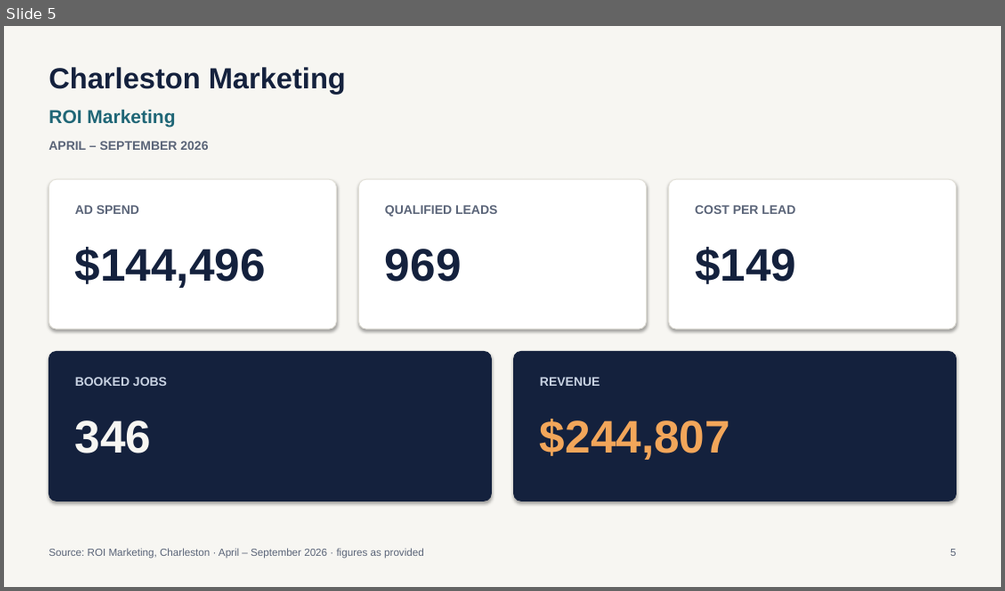
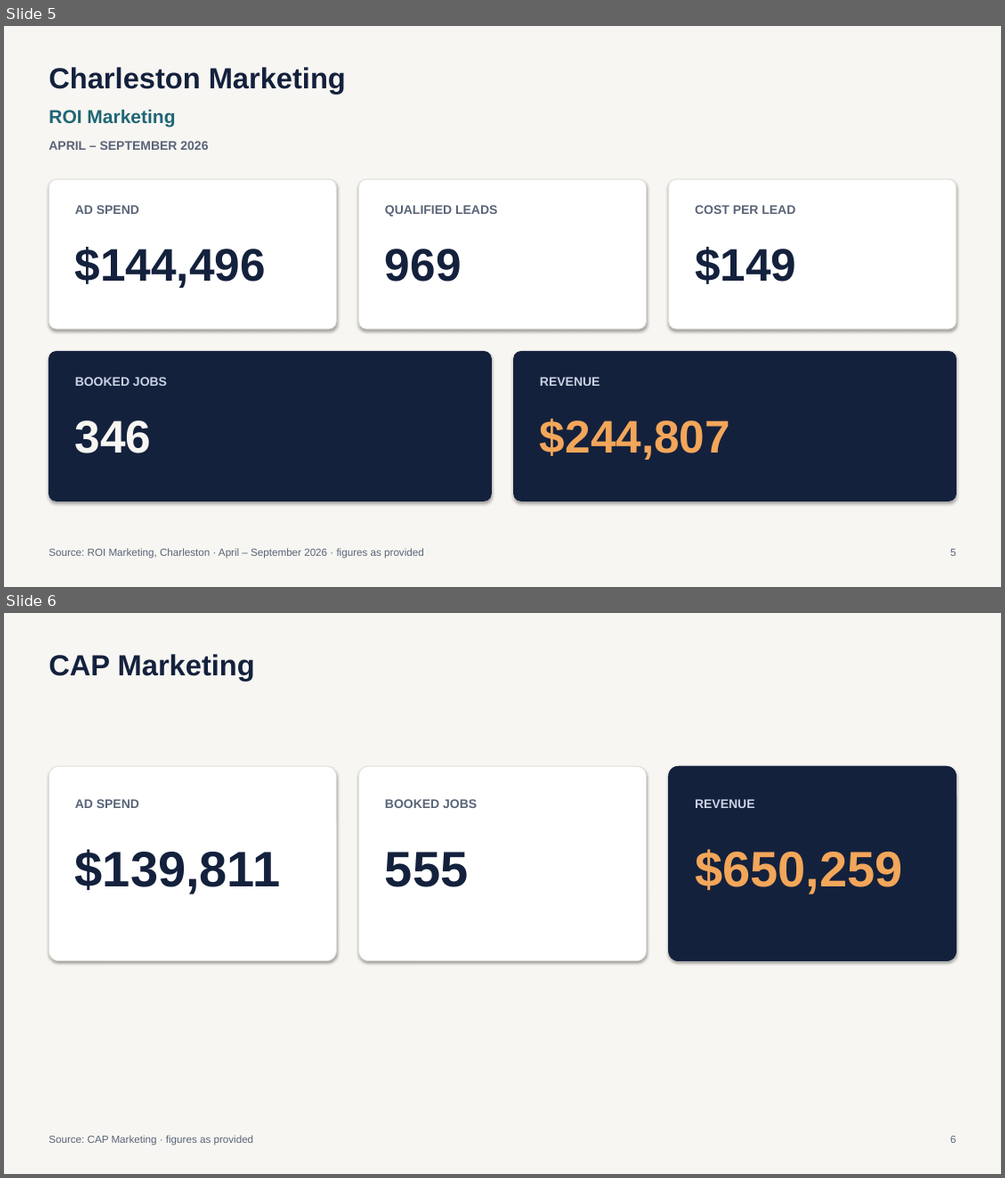
Before and after one commit to MktgCAP/Searchlight-YTD-Analysis, a slide deck: Coastal-Air-Plus-YTD-Performance-Oct23-2026.pptx. Shown one above the other, each under a label of ours: slide 5 before the commit, slides 5 and 6 after it. The pictures are 1005x591 and 1005x1178 pixels, drawn with LibreOffice and Linux fonts; fonts in the diff are those of the drawing. Boxes give left, top, right and bottom in pixels: in the first picture for what was removed or moved away, otherwise in the second. Text is boxed around its words. In the diff, an @@ line names an element or a change of style, - is before the commit and + after.

```diff
--- a/Coastal-Air-Plus-YTD-Performance-Oct23-2026.pptx
+++ b/Coastal-Air-Plus-YTD-Performance-Oct23-2026.pptx
@@ slide 6 added at [4, 613, 1001, 1174], background #F7F6F2 @@
@@ text added at [48, 654, 255, 681], 28 pt, text #14213D, bold @@
+CAP Marketing
@@ rounded rectangle added at [48, 766, 336, 961], fill #FFFFFF, outline #E2E0D8 0.75 pt @@
@@ rounded rectangle added at [358, 766, 646, 961], fill #FFFFFF, outline #E2E0D8 0.75 pt @@
@@ rounded rectangle added at [669, 766, 956, 961], fill #14213D, outline #14213D 0.75 pt @@
@@ text added at [75, 799, 139, 808], 12 pt, text #5A6478, bold @@
+AD SPEND
@@ text added at [385, 799, 477, 808], 12 pt, text #5A6478, bold @@
+BOOKED JOBS
@@ text added at [695, 799, 755, 808], 12 pt, text #C9D3E3, bold @@
+REVENUE
@@ text added at [75, 849, 280, 894], 48 pt, text #14213D, bold @@
+$139,811
@@ text added at [385, 852, 468, 887], 48 pt, text #14213D, bold @@
+555
@@ text added at [695, 849, 902, 894], 48 pt, text #F2A65A, bold @@
+$650,259
@@ text added at [48, 1135, 254, 1145], 10 pt, text #5A6478 @@
+Source: CAP Marketing · figures as provided
@@ text added at [950, 1135, 955, 1143], 10 pt, text #5A6478 @@
+6
```
Also in this commit, not shown: 10 slides changed.
